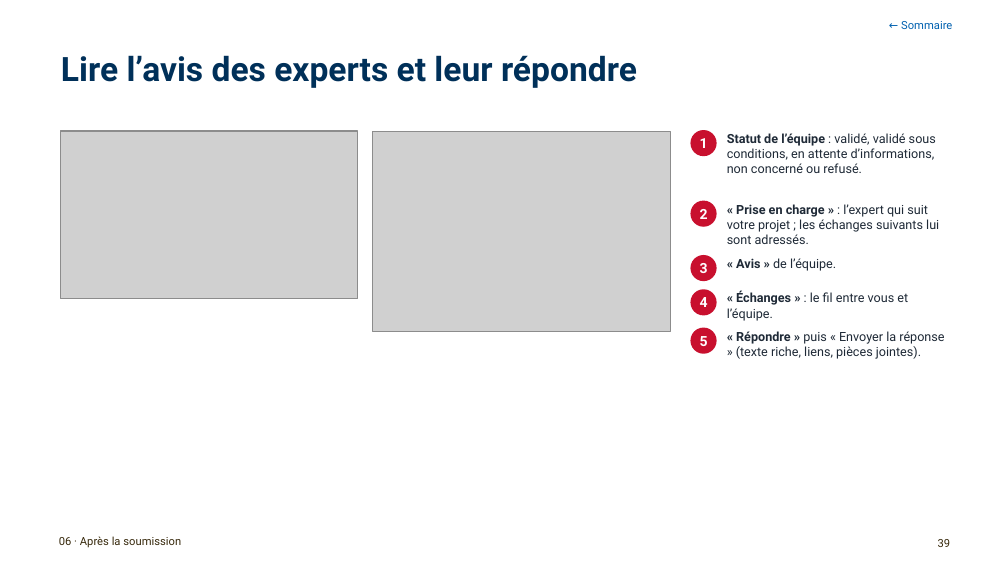
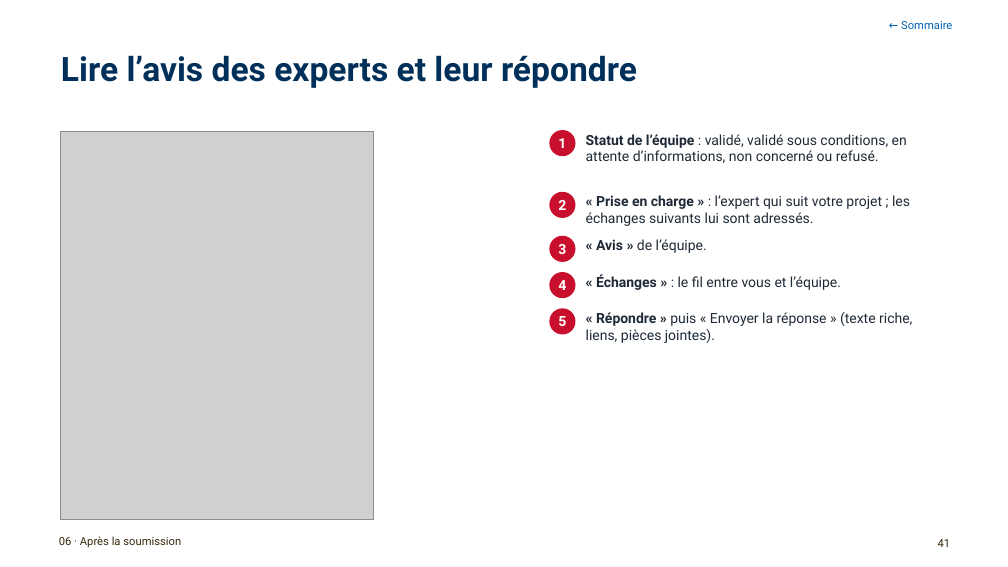
Before and after one commit to antoinelmariel-ux/ProjectNavigator, a slide deck: slide 41 of docs/Manuel_Project_Navigator_chef_de_projet.pptx (slide 39 before the commit). Drawn at 1008x567 pixels with LibreOffice and Linux fonts; fonts in the diff are those of the drawing; grey boxes stand for pictures; background and template pictures are left out. Boxes give left, top, right and bottom in pixels: in the first picture for what was removed or moved away, otherwise in the second. Text is boxed around its words. In the diff, an @@ line names an element or a change of style, - is before the commit and + after.

```diff
--- a/docs/Manuel_Project_Navigator_chef_de_projet.pptx
+++ b/docs/Manuel_Project_Navigator_chef_de_projet.pptx
@@ picture: place and size @@
-picture at (60,131,358,298)
+picture at (60,131,374,519)
@@ picture removed at (373,131,670,332) @@
@@ ellipse "1": place and size @@
-ellipse "1" at (690,130,717,156)
+ellipse "1" at (549,130,576,156)
@@ text "Statut de l’équipe : validé, ...": place and size @@
-text "Statut de l’équipe : validé, ..." at (727,133,936,173)
+text "Statut de l’équipe : validé, ..." at (586,134,907,163)
@@ ellipse "2": place and size @@
-ellipse "2" at (690,201,717,227)
+ellipse "2" at (549,192,576,218)
@@ text "« Prise en charge » ...": place and size @@
-text "« Prise en charge » ..." at (727,204,939,244)
+text "« Prise en charge » ..." at (586,195,910,226)
@@ ellipse "3": place and size @@
-ellipse "3" at (690,255,717,281)
+ellipse "3" at (549,236,576,262)
@@ text "« Avis » de l’équipe.": place and size @@
-text "« Avis » de l’équipe." at (736,258,836,271)
+text "« Avis » de l’équipe." at (596,239,707,253)
@@ ellipse "4": place and size @@
-ellipse "4" at (690,289,717,316)
+ellipse "4" at (549,272,576,298)
@@ size 9 to 10 pt in 5 elements at (586,134,907,163), (586,195,910,226), (596,239,707,253), (586,312,912,343), (596,274,841,290) @@
@@ text "« Échanges » : le ...": place and size @@
-text "« Échanges » : le ..." at (727,291,908,321)
+text "« Échanges » : le ..." at (596,274,841,290)
@@ ellipse "5": place and size @@
-ellipse "5" at (690,328,717,354)
+ellipse "5" at (549,308,576,335)
@@ text "« Répondre » puis « ...": place and size @@
-text "« Répondre » puis « ..." at (736,331,944,359)
+text "« Répondre » puis « ..." at (586,312,912,343)
@@ page number at (938,539,951,547): text changed @@
-39
+41
```
Also in this commit, not shown: 24 other slides changed, 3 slides added, 3 other files.
